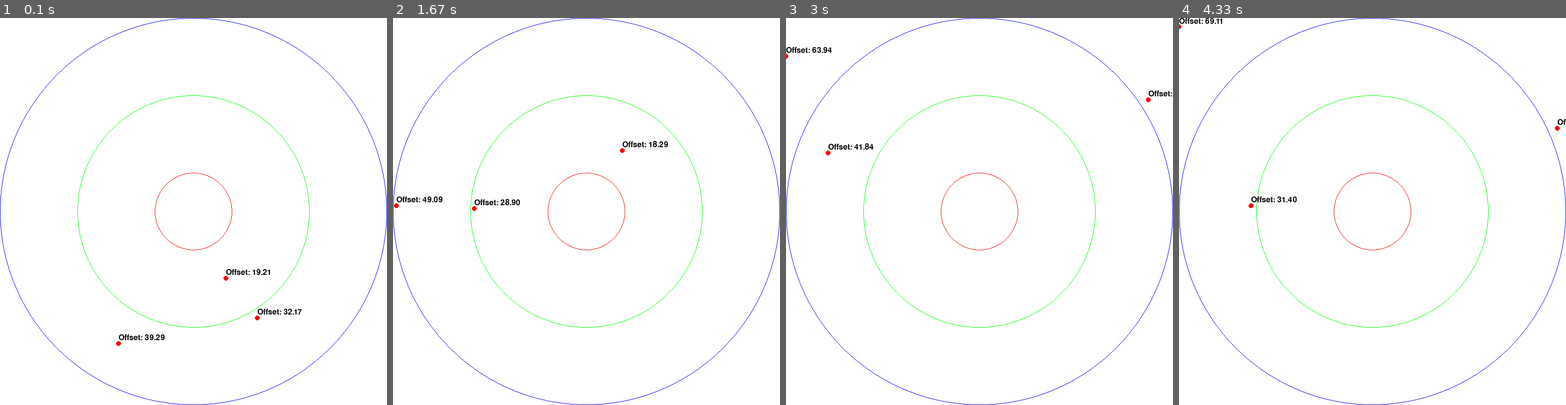
Above: before the commit, frames 1-4 (left to right).
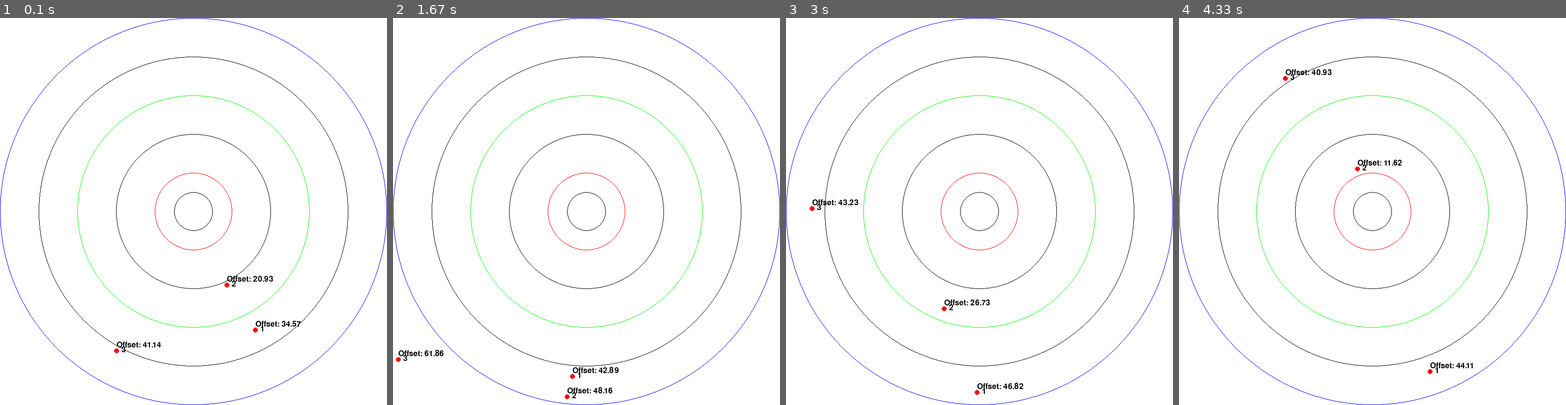
Above: after the commit, the same moments.

Repository: Kyu-katsu/master2_4
Game: pygame game, started from main.py
The game is run twice, just before and just after one commit, with the same random seed, the same clock (stepped at 60 frames per second) and the same inputs.
Inputs:
- Up to frame 1 (0.1 s): no input
- Up to frame 2 (1.67 s): no input
- Up to frame 3 (3 s): no input
- Up to frame 4 (4.33 s): no input

The runs differ from the first frame. In frame 1, 1.1% of the frame differs, in the area x 10-90%, y 10-90%; in frame 2, 1.1%, in the area x 0-90%, y 10-99%; in frame 3, 1.1%; in frame 4, 1.0%.

Commit message:
Add code

Diff:
--- a/main.py
+++ b/main.py
@@ -6,7 +6,7 @@
 
 # 초기 설정
 def init_settings():
-    global WIDTH, HEIGHT, SPACE_SIZE, SCALE, WHITE, RED, GREEN, BLUE
+    global WIDTH, HEIGHT, SPACE_SIZE, SCALE, WHITE, RED, GREEN, BLUE, BLACK
     WIDTH, HEIGHT = 800, 800
     SPACE_SIZE = 100
     SCALE = WIDTH // SPACE_SIZE
@@ -16,7 +16,7 @@
     RED = (255, 0, 0)
     GREEN = (0, 255, 0)
     BLUE = (0, 0, 255)
-
+    BLACK = (0, 0, 0)
 
 # Pygame 초기화 및 화면 설정
 def init_pygame():
@@ -28,7 +28,8 @@
 
 # 동적 객체 클래스 정의
 class DynamicObject:
-    def __init__(self):
+    def __init__(self, id):
+        self.id = id  # 객체 ID 추가
         self.x = np.random.uniform(0, SPACE_SIZE)
         self.y = np.random.uniform(0, SPACE_SIZE)
         self.speed = np.random.uniform(0, 5)
@@ -38,28 +39,20 @@
 
     def update(self, dt):
         # 가속도 업데이트
-        self.ax += np.random.uniform(-0.2, 0.2)
-        self.ay += np.random.uniform(-0.2, 0.2)
-
-        # 가속도 업데이트 된건 맞는 것 같은데, 좀 잘 생각해봐야될듯. 환경을 어떻게 구성해야 되는건지.
-        # 일단 객체가 사람처럼 이동하려면...? 가속도가 영향이 좀 있어야 하는거 아닌가?
-        # 속도를 아무렇게나 설정하는게 맞나? 가속도를 아무렇게나 설정하는게 맞나? 가속도도 업데이트를 진행하면 안되는 건가?
-        # 방향만 바꾸는건 말이 안됨. 속력도 바뀌어야됨
-
-        # 가속도 적용
-        # self.speed += np.sqrt(self.ax ** 2 + self.ay ** 2) * dt   # 가속도 미적용
-        # self.speed += (self.ax * np.cos(self.direction) + self.ay * np.sin(self.direction)) * dt
-        # self.direction += np.random.normal(0, 0.1)  # 방향에 약간의 랜덤성 추가
+        self.ax = np.clip(self.ax + np.random.uniform(-0.05, 0.05), -0.5, 0.5)
+        self.ay = np.clip(self.ay + np.random.uniform(-0.05, 0.05), -0.5, 0.5)
 
         # 속도 업데이트
         self.speed_x = self.speed * np.cos(self.direction) + self.ax * dt
         self.speed_y = self.speed * np.sin(self.direction) + self.ay * dt
 
-        # 속도: 방향과 크기 계산
-        self.direction = math.atan2(self.speed_y, self.speed_x)
+        # 방향 계산: 기존 방향 + 랜덤 변동
+        target_direction = math.atan2(self.speed_y, self.speed_x)
+        self.direction = 0.9 * self.direction + 0.1 * target_direction  # 점진적 변경
+        self.direction += np.random.normal(0, 0.05)  # 작은 랜덤 변화 추가
+
+        # 속력 계산: 제한 범위 설정
         self.speed = np.sqrt(self.speed_x**2 + self.speed_y**2)
-
-        # 속도 제한
         self.speed = np.clip(self.speed, 0, 5)
 
         # 위치 업데이트
@@ -76,7 +69,13 @@
         self.y = np.clip(self.y, 0, SPACE_SIZE)
 
     def draw(self, screen):
+        # 객체 원 그리기
         pygame.draw.circle(screen, RED, (int(self.x * SCALE), int(self.y * SCALE)), 5)
+
+        # 객체 번호 표시
+        font = pygame.font.Font(None, 24)
+        text = font.render(str(self.id), True, (0, 0, 0))
+        screen.blit(text, (int(self.x * SCALE) + 10, int(self.y * SCALE) - 10))
 
     def calculate_offset(self):
         center_x, center_y = SPACE_SIZE // 2, SPACE_SIZE // 2
@@ -93,9 +92,12 @@
 
 # 동심원 그리기 함수
 def draw_circles(screen):
-    pygame.draw.circle(screen, BLUE, (WIDTH // 2, HEIGHT // 2), 50 * SCALE, 1)
-    pygame.draw.circle(screen, GREEN, (WIDTH // 2, HEIGHT // 2), 30 * SCALE, 1)
-    pygame.draw.circle(screen, RED, (WIDTH // 2, HEIGHT // 2), 10 * SCALE, 1)
+    pygame.draw.circle(screen, BLUE, (WIDTH // 2, HEIGHT // 2), 50 * SCALE, 1)   # RoI 3
+    pygame.draw.circle(screen, BLACK, (WIDTH // 2, HEIGHT // 2), 40 * SCALE, 1)  # RoI 3 중심선
+    pygame.draw.circle(screen, GREEN, (WIDTH // 2, HEIGHT // 2), 30 * SCALE, 1)  # RoI 2
+    pygame.draw.circle(screen, BLACK, (WIDTH // 2, HEIGHT // 2), 20 * SCALE, 1)  # RoI 2 중심선
+    pygame.draw.circle(screen, RED, (WIDTH // 2, HEIGHT // 2), 10 * SCALE, 1)    # RoI 1
+    pygame.draw.circle(screen, BLACK, (WIDTH // 2, HEIGHT // 2), 5 * SCALE, 1)   # RoI 1 중심선
 
 
 # 오프셋 계산 및 표시 함수
@@ -116,14 +118,119 @@
               f"ax={obj.ax:.2f}, ay={obj.ay:.2f}, offset={offset:.2f}")
 
 
-# 메인 루프
+def log_offsets(timestep, objects):
+    print(f"[time step {timestep}] ", end="")
+    offsets = []
+    for obj in objects:
+        # 중심선 기준 거리 계산 (RoI 1: 5, RoI 2: 20, RoI 3: 40)
+        offset = obj.calculate_offset()  # 객체 중심까지의 거리
+        roi_offsets = (round(abs(offset - 5), 2), round(abs(offset - 20), 2), round(abs(offset - 40), 2))  # RoI별 거리
+        offsets.append(roi_offsets)
+
+    # 출력
+    for i, roi_offsets in enumerate(offsets):
+        print(f"object {i + 1} offset {roi_offsets} ", end="")
+        if i < len(offsets) - 1:
+            print("/ ", end="")
+
+    return offsets
+
+
+class IMM():
+    def __init__(self, num_models, transition_matrix, initial_mu, initial_states, initial_covariances):
+        """Initilize"""
+        self.num_models = num_models    # 3: RoI 1, RoI 2, RoI 3
+        self.transition_matrix = np.array(transition_matrix)    # 3x3
+        self.mu = np.array(initial_mu)  # 3x1
+        self.states = initial_states  # 각 객체의 초기 상태(랜덤하게 받은거 그대로 먹이기)
+        self.covariances = initial_covariances  # 공분산 설정
+
+    def interaction_step(self):
+        """Model interaction: Calculate mixed initial state and covariance."""
+        mixed_states = []
+        mixed_covariances = []
+        mu_conditional = self.transition_matrix.T @ self.mu
+        c_bar = mu_conditional / np.sum(mu_conditional)
+
+        for i in range(self.num_models):
+            mixed_state = np.sum(
+                [self.transition_matrix[j, i] * self.states[j] for j in range(self.num_models)], axis=0
+            )
+            mixed_states.append(mixed_state)
+            mixed_covariance = np.sum(
+                [self.transition_matrix[j, i] *
+                 (self.covariances[j] + np.outer(self.states[j] - mixed_state, self.states[j] - mixed_state))
+                 for j in range(self.num_models)],
+                axis=0
+            )
+            mixed_covariances.append(mixed_covariance)
+
+        return c_bar, mixed_states, mixed_covariances
+
+    def prediction_step(self, mixed_states, mixed_covariances, process_models, process_covariances):
+        """Model-specific prediction step."""
+        predicted_states = []
+        predicted_covariances = []
+        for i in range(self.num_models):
+            A = process_models[i]
+            Q = process_covariances[i]
+            predicted_state = A @ mixed_states[i]
+            predicted_covariance = A @ mixed_covariances[i] @ A.T + Q
+            predicted_states.append(predicted_state)
+            predicted_covariances.append(predicted_covariance)
+
+        return predicted_states, predicted_covariances
+
+    def update_step(self, observations, observation_models, observation_covariances):
+        """Model-specific update step."""
+        updated_states = []
+        updated_covariances = []
+        likelihoods = np.zeros(self.num_models)
+
+        for i in range(self.num_models):
+            H = observation_models[i]
+            R = observation_covariances[i]
+            z = observations
+            y = z - H @ self.states[i]
+            S = H @ self.covariances[i] @ H.T + R
+            K = self.covariances[i] @ H.T @ np.linalg.inv(S)
+            updated_state = self.states[i] + K @ y
+            updated_covariance = (np.eye(len(self.states[i])) - K @ H) @ self.covariances[i]
+
+            likelihoods[i] = np.exp(-0.5 * y.T @ np.linalg.inv(S) @ y) / np.sqrt(np.linalg.det(2 * np.pi * S))
+
+            updated_states.append(updated_state)
+            updated_covariances.append(updated_covariance)
+
+        return updated_states, updated_covariances, likelihoods
+
+    def fusion_step(self, likelihoods):
+        """IMM model fusion."""
+        self.mu = likelihoods * self.mu
+        self.mu /= np.sum(self.mu)  # Normalize
+
+        fused_state = np.sum([self.mu[i] * self.states[i] for i in range(self.num_models)], axis=0)
+        fused_covariance = np.sum(
+            [self.mu[i] * (self.covariances[i] + np.outer(self.states[i] - fused_state, self.states[i] - fused_state))
+             for i in range(self.num_models)],
+            axis=0
+        )
+
+        return fused_state, fused_covariance
+
+
+
+
+
+
 def main():
     init_settings()
     screen, clock = init_pygame()
 
-    # 객체 생성
-    objects = [DynamicObject() for _ in range(3)]
+    # 객체 생성 (ID 부여)
+    objects = [DynamicObject(id=i + 1) for i in range(3)]
     last_log_time = time.time()
+    timestep = 1  # Time step counter
 
     running = True
     while running:
@@ -144,8 +251,14 @@
 
         current_time = time.time()
         if current_time - last_log_time >= 1.0:
+            obs_offsets = log_offsets(timestep, objects)
+            timestep += 1
+
             log_object_states(objects)
             last_log_time = current_time
+            # print(obs_offsets)    # 이걸로 IMM 동작.
+            print()
+
 
         pygame.display.flip()
         clock.tick(60)
